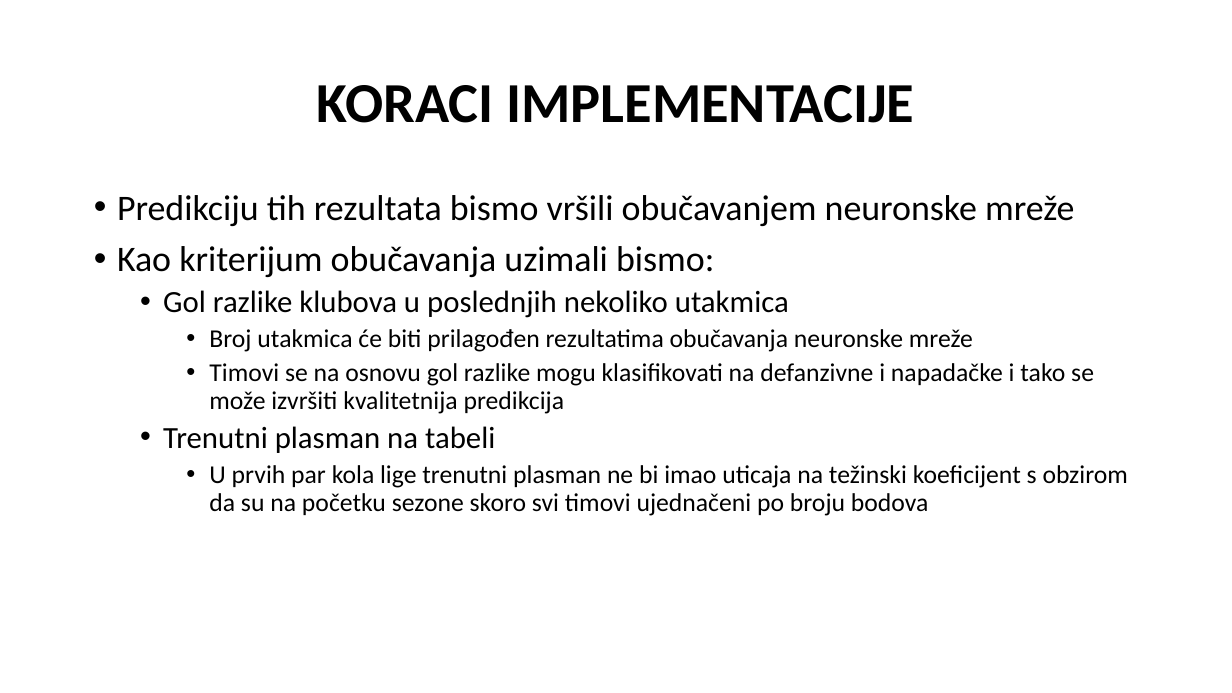
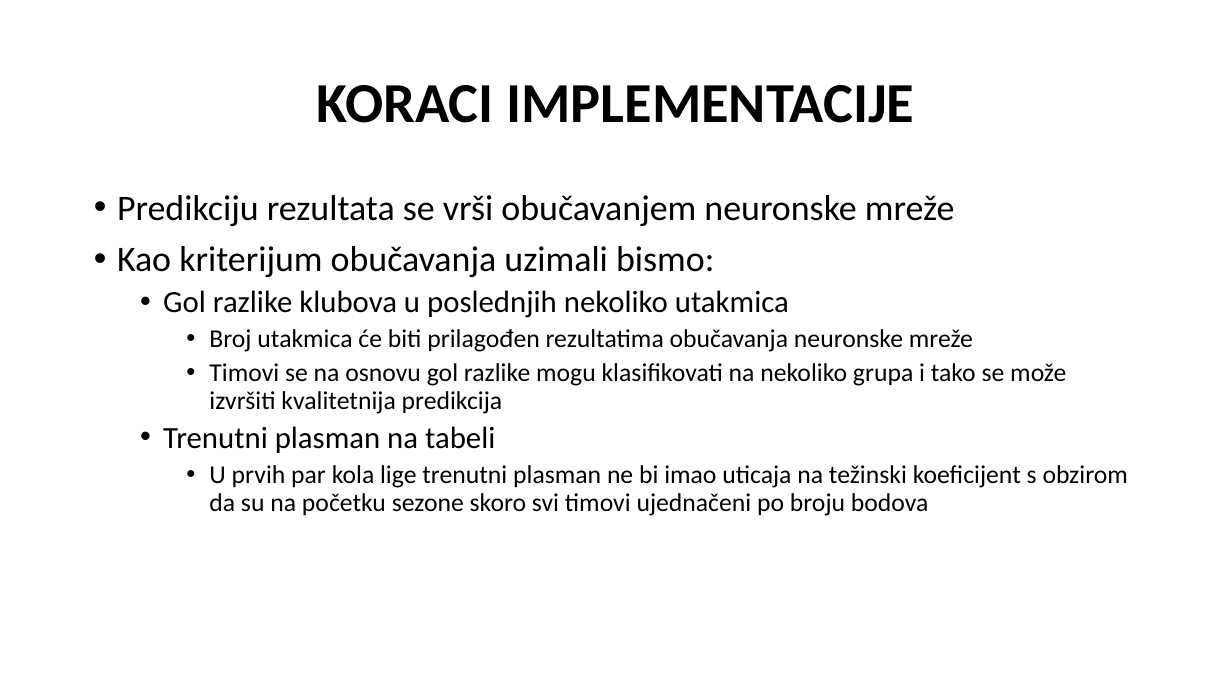
Before and after one commit to nemanjarogic/handball-betting-prediction, a slide deck: slide 13 of presentation-handball-betting.pptx (slide 11 before the commit). Drawn at 1232x693 pixels with LibreOffice and Linux fonts; fonts in the diff are those of the drawing. Boxes give left, top, right and bottom in pixels: in the first picture for what was removed or moved away, otherwise in the second. Text is boxed around its words. In the diff, an @@ line names an element or a change of style, - is before the commit and + after.

```diff
--- a/presentation-handball-betting.pptx
+++ b/presentation-handball-betting.pptx
@@ text at box(117, 195, 954, 226): text changed @@
-• Predikciju tih rezultata bismo vršili obučavanjem neuronske mreže
+• Predikciju rezultata se vrši obučavanjem neuronske mreže
@@ text at box(209, 363, 1066, 414): text changed @@
-    • Timovi se na osnovu gol razlike mogu klasifikovati na defanzivne i napadačke i tako se može izvršiti kvalitetnija predikcija
+    • Timovi se na osnovu gol razlike mogu klasifikovati na nekoliko grupa i tako se može izvršiti kvalitetnija predikcija
```
Also in this commit, not shown: 4 other slides changed, 5 slides added.
